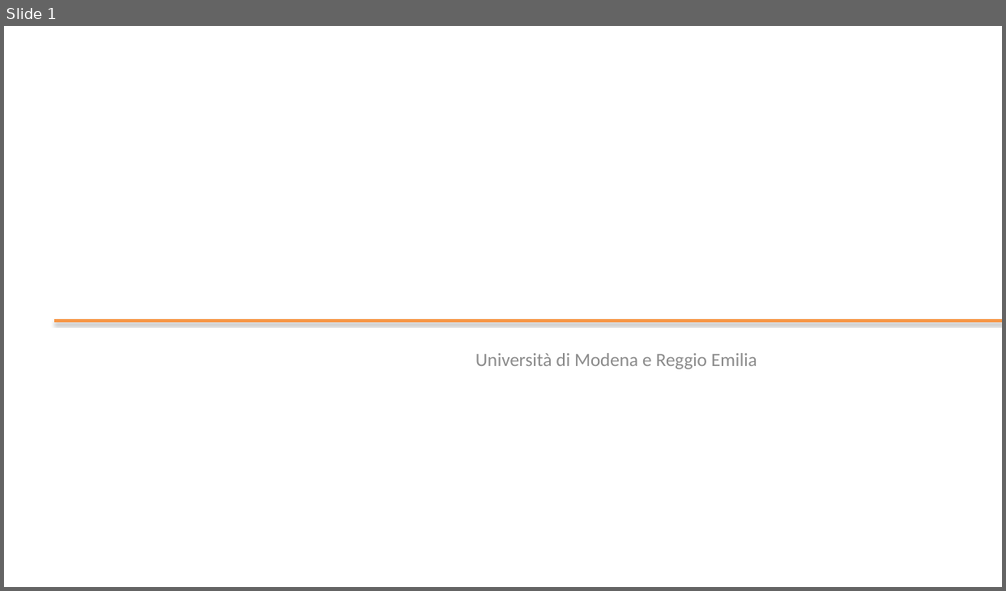
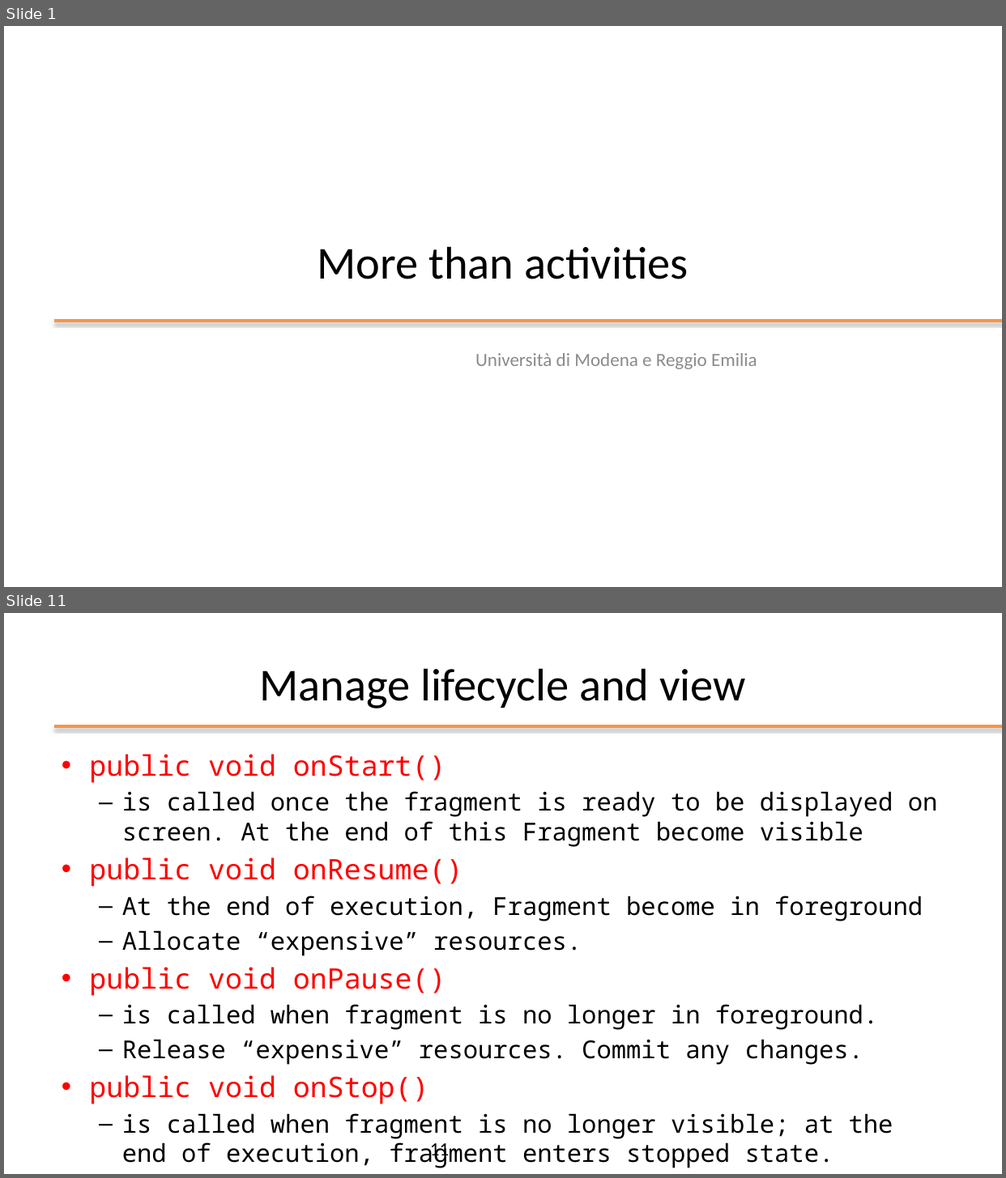
Before and after one commit to kevinmala00/ATTIVITA-PROGETTUALE, a slide deck: slides/05 - More than activities.pptx. Shown one above the other, each under a label of ours: slide 1 before the commit, slides 1 and 11 after it; the slides between them are not shown. The pictures are 1006x591 and 1006x1178 pixels, drawn with LibreOffice and Linux fonts; fonts in the diff are those of the drawing; background and template pictures are left out. Boxes give left, top, right and bottom in pixels: in the first picture for what was removed or moved away, otherwise in the second. Text is boxed around its words. In the diff, an @@ line names an element or a change of style, - is before the commit and + after.

```diff
--- a/slides/05 - More than activities.pptx
+++ b/slides/05 - More than activities.pptx
@@ slide 11 added at <box>4,613,1002,1174</box>, background #FFFFFF @@
@@ title added at <box>259,668,746,709</box>, 44 pt, text #000000 @@
+Manage lifecycle and view
@@ line added from (54, 726) to (1002, 726), #F79646 3 pt @@
@@ text added at <box>89,754,938,1169</box>, 23.8 pt, text #000000 @@
+• public void onStart()
+  – is called once the fragment is ready to be displayed on screen. At the end of this Fragment become visible
+• public void onResume()
+  – At the end of execution, Fragment become in foreground
+  – Allocate “expensive” resources.
+• public void onPause()
+  – is called when fragment is no longer in foreground.
+  – Release “expensive” resources. Commit any changes.
+• public void onStop()
+  – is called when fragment is no longer visible; at the end of execution, fragment enters stopped state.
@@ page number added at <box>430,1144,449,1161</box>, 18 pt, text #000000 @@
+11
@@ slide 1 changed as well @@
@@ title added at <box>317,246,688,280</box>, 44 pt, text #000000 @@
+More than activities
```
Also in this commit, not shown: 36 other slides added, 1 slide removed.
